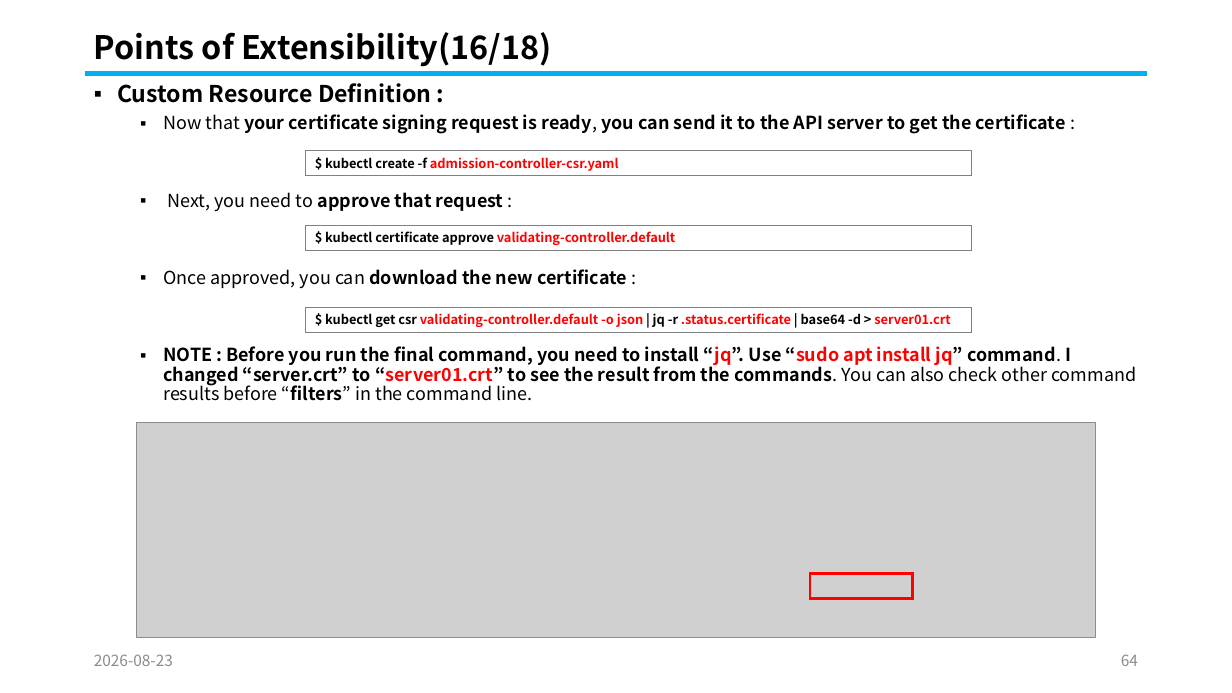
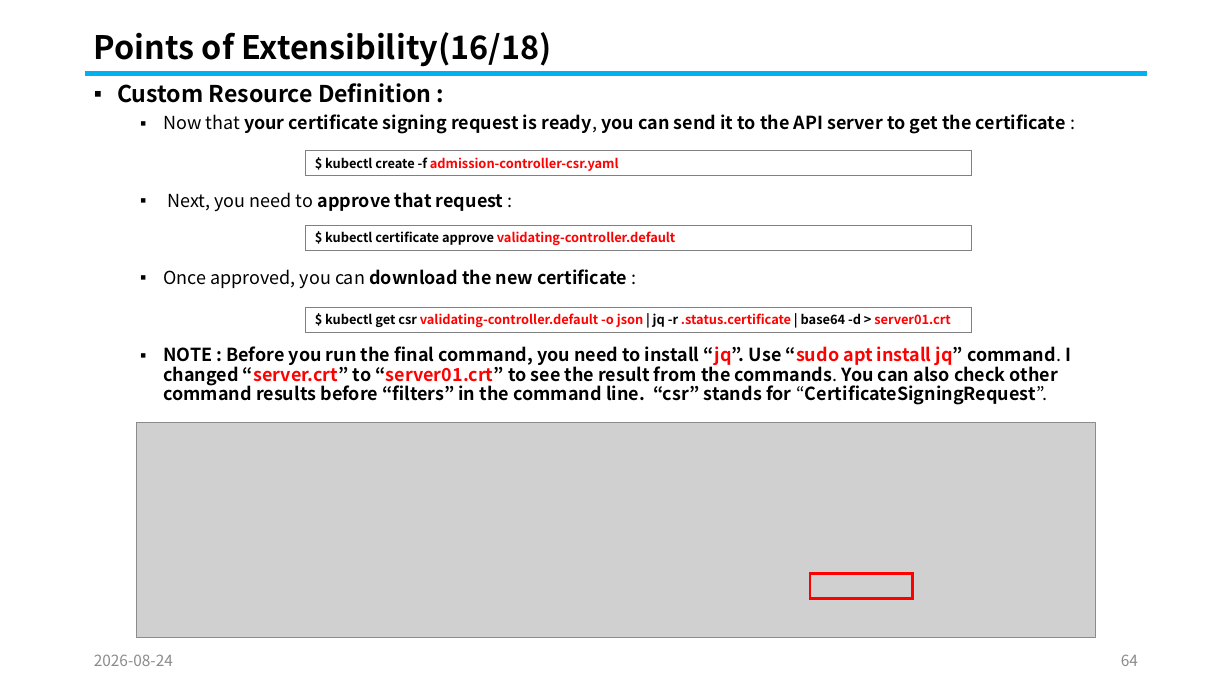
Before and after one commit to knix008/TestSimulator, a slide deck: slide 64 of Kubernetes/Kubernetes Part 05-2026.08.25.pptx. Drawn at 1232x693 pixels with LibreOffice and Linux fonts; fonts in the diff are those of the drawing; grey boxes stand for pictures. Boxes give left, top, right and bottom in pixels: in the first picture for what was removed or moved away, otherwise in the second. Text is boxed around its words. In the diff, an @@ line names an element or a change of style, - is before the commit and + after.

```diff
--- a/Kubernetes/Kubernetes Part 05-2026.08.25.pptx
+++ b/Kubernetes/Kubernetes Part 05-2026.08.25.pptx
@@ text at box(163, 346, 1071, 405): text changed @@
-  ▪ NOTE : Before you run the final command, you need to install “jq”. Use “sudo apt install jq” command. I changed “server.crt” to “server01.crt” to see the result from the commands. You can also check other command results before “filters” in the command line.
+  ▪ NOTE : Before you run the final command, you need to install “jq”. Use “sudo apt install jq” command. I changed “server.crt” to “server01.crt” to see the result from the commands. You can also check other command results before “filters” in the command line. “csr” stands for “CertificateSigningRequest”.
@@ text at box(94, 654, 173, 666): text changed @@
-2026-08-23
+2026-08-24
```
Also in this commit, not shown: 101 other slides changed, 17 other files.
